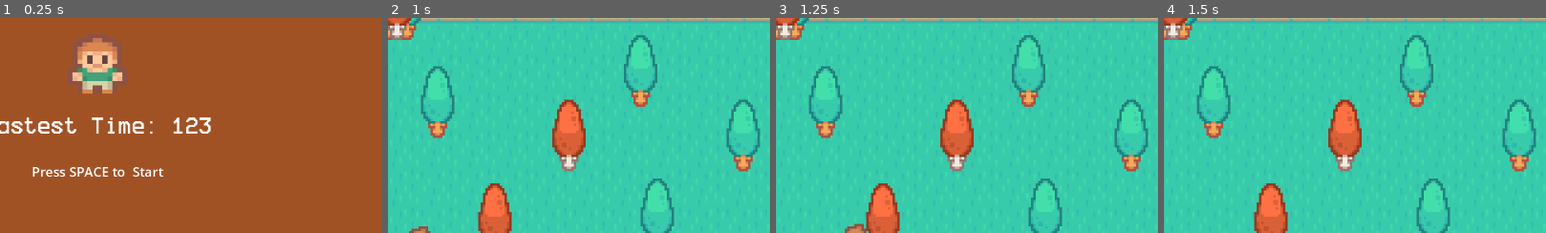
Above: before the commit, frames 1-4 (left to right).
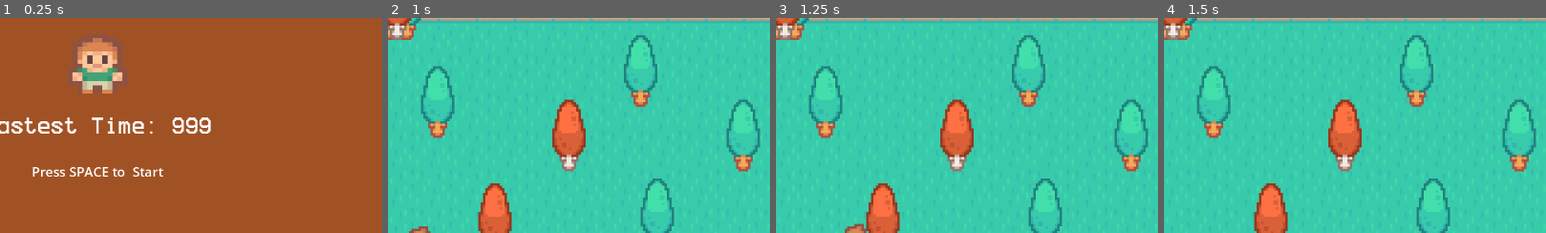
Above: after the commit, the same moments.

Repository: g-whittington/intro-godot-games
Game: Godot game, scene res://scenes/ui/title_screen.tscn
The game is run twice, just before and just after one commit, with the same random seed, the same clock (stepped at 60 frames per second) and the same inputs.
Inputs:
- Up to frame 1 (0.25 s): no input
- Up to frame 2 (1 s): tap Space (enter_game) at 0.5, 0.6 s; hold D (right) from 0.53 s (still down)
- Up to frame 3 (1.25 s): keep holding D (right)
- Up to frame 4 (1.5 s): release D (right) at 1.28 s; hold S (down) from 1.28 s (still down); tap Space (enter_game) at 1.35 s
The pictures show only the part of the screen within x 37-87%, y 39-89%; the shares and areas given below are measured in that part.

The runs differ from the first frame. In frame 1, 0.3% of the frame differs, in the area x 45-56%, y 46-54%; in frame 2, nothing differs; in frame 3, nothing differs; in frame 4, nothing differs.

Commit message:
used a global node to move data between scenes

Diff:
--- a/cross-the-road/project.godot
+++ b/cross-the-road/project.godot
@@ -15,6 +15,10 @@
 config/features=PackedStringArray("4.5", "Forward Plus")
 run/max_fps=60
 config/icon="res://icon.svg"
+
+[autoload]
+
+Global="*res://scenes/global.tscn"
 
 [debug]
 
--- a/cross-the-road/scenes/game.gd
+++ b/cross-the-road/scenes/game.gd
@@ -35,7 +35,15 @@
 	time_counter.text = "Time: " + str(time_from_start)
 
 
+func _on_win_zone_body_entered(body: Node2D) -> void:
+	# only save the fastest time
+	if time_from_start < Global.score_time:
+		Global.score_time = time_from_start
+	go_to_title(body)
+
+
 # function connected to each car
 func go_to_title(body: Node2D) -> void:
 	if body is Player:
+
 		get_tree().call_deferred("change_scene_to_file", "res://scenes/ui/title_screen.tscn")
--- a/cross-the-road/scenes/game.tscn
+++ b/cross-the-road/scenes/game.tscn
@@ -335,6 +335,6 @@
 [node name="ScoreTimer" type="Timer" parent="."]
 autostart = true
 
-[connection signal="body_entered" from="WinZone" to="." method="go_to_title"]
+[connection signal="body_entered" from="WinZone" to="." method="_on_win_zone_body_entered"]
 [connection signal="timeout" from="CarSystem/CarSpawnTimer" to="." method="_on_car_spawn_timer_timeout"]
 [connection signal="timeout" from="ScoreTimer" to="." method="_on_score_timer_timeout"]
--- /dev/null
+++ b/cross-the-road/scenes/global.gd
@@ -0,0 +1,4 @@
+extends Node
+
+
+var score_time: int = 999
--- /dev/null
+++ b/cross-the-road/scenes/global.tscn
@@ -0,0 +1,6 @@
+[gd_scene load_steps=2 format=3 uid="uid://b7pj8avseco87"]
+
+[ext_resource type="Script" uid="uid://dpmmb68x6u52" path="res://scenes/global.gd" id="1_4pk28"]
+
+[node name="Global" type="Node"]
+script = ExtResource("1_4pk28")
--- a/cross-the-road/scenes/ui/title_screen.gd
+++ b/cross-the-road/scenes/ui/title_screen.gd
@@ -1,4 +1,11 @@
 extends Control
+
+
+@onready var fastest_time: Label = $FastestTime
+
+
+func _ready() -> void:
+	fastest_time.text = "Fastest Time: " + str(Global.score_time)
 
 func _process(_delta: float) -> void:
 	if Input.is_action_just_pressed("enter_game"):
--- a/cross-the-road/scenes/ui/title_screen.tscn
+++ b/cross-the-road/scenes/ui/title_screen.tscn
@@ -71,8 +71,9 @@
 theme_override_fonts/font = ExtResource("3_w8uqo")
 theme_override_font_sizes/font_size = 30
 text = "Fastest Time: 123"
+horizontal_alignment = 1
 
-[node name="Label" type="Label" parent="."]
+[node name="EntryText" type="Label" parent="."]
 layout_mode = 1
 anchors_preset = -1
 anchor_left = 0.5
Not shown, added: cross-the-road/scenes/global.gd.uid
